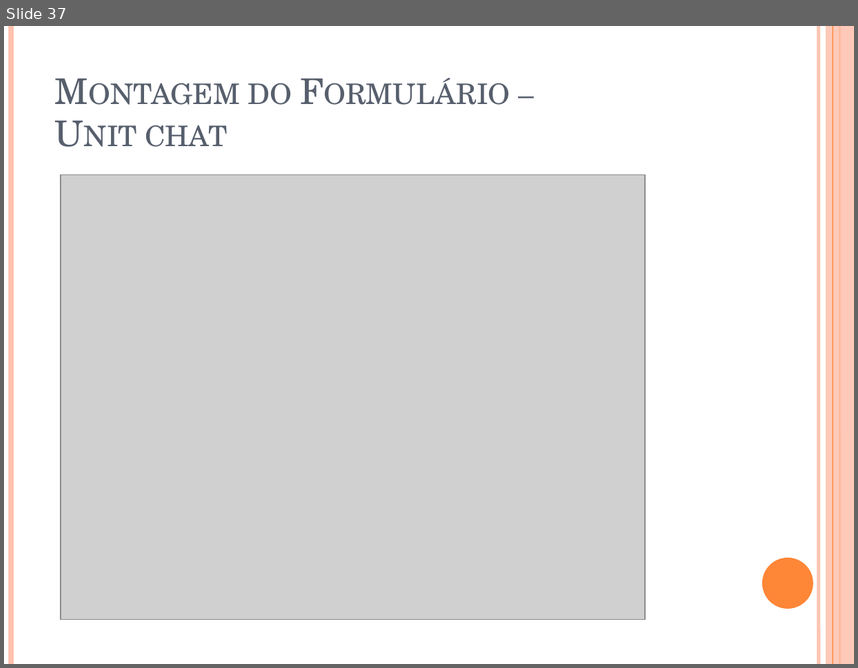
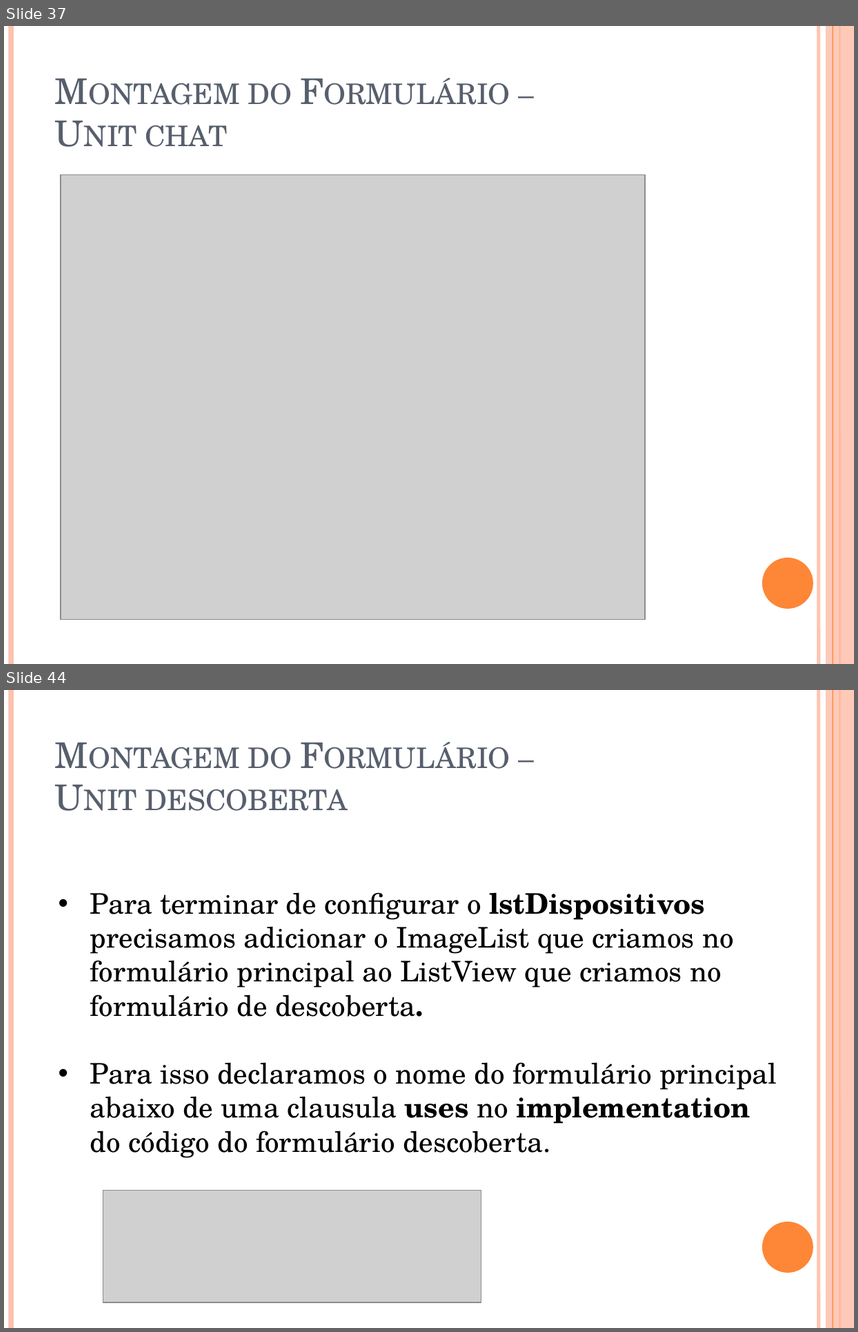
Before and after one commit to igorscandido/Conexao-Bluetooth-usando-Delphi, a slide deck: Stuff/Conexão Bluetooth usando Delphi.pptx. Shown one above the other, each under a label of ours: slide 37 before the commit, slides 37 and 44 after it; the slides between them are not shown. The pictures are 858x668 and 858x1332 pixels, drawn with LibreOffice and Linux fonts; fonts in the diff are those of the drawing; grey boxes stand for pictures. Boxes give left, top, right and bottom in pixels: in the first picture for what was removed or moved away, otherwise in the second. Text is boxed around its words. In the diff, an @@ line names an element or a change of style, - is before the commit and + after.

```diff
--- a/Stuff/Conexão Bluetooth usando Delphi.pptx
+++ b/Stuff/Conexão Bluetooth usando Delphi.pptx
@@ slide 44 added at bbox=[4, 690, 854, 1328], background #FFFFFF; not listed: 6 template elements that a slide beside it also shows @@
@@ title added at bbox=[145, 747, 348, 811], 30 pt, text #575F6D, small capitals @@
+Montagem do Formulário –
+Unit descoberta
@@ text added at bbox=[90, 892, 777, 1158], 24 pt, text #000000 @@
+• Para terminar de configurar o lstDispositivos precisamos adicionar o ImageList que criamos no formulário principal ao ListView que criamos no formulário de descoberta.
+• Para isso declaramos o nome do formulário principal abaixo de uma clausula uses no implementation do código do formulário descoberta.
@@ picture added at bbox=[103, 1190, 481, 1302] @@
```
Also in this commit, not shown: 21 other slides added, 1 other file.
